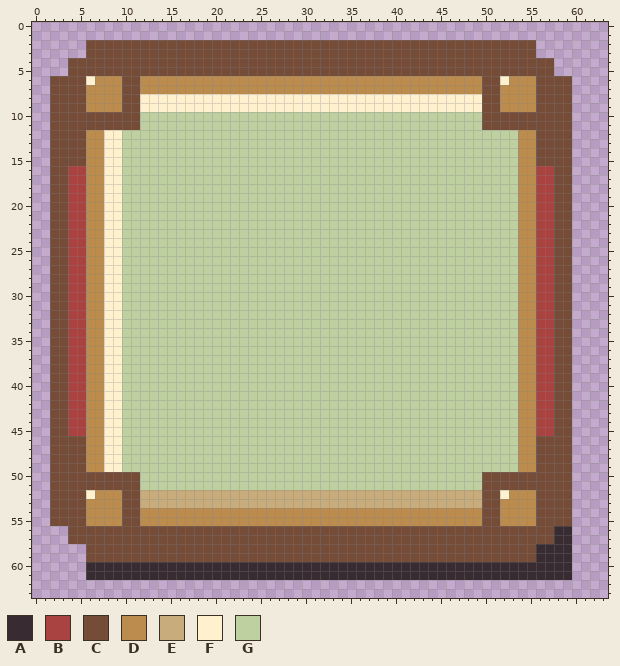
One commit to this pixel-art file: art/runtime/primary.aseprite. The picture above was drawn from the file before the commit.
64x64 pixels, 1 frame. Colours within 5 levels of each other are drawn and written as one.
Palette (. is transparent): A #382c32  B #a84342  C #754c38  D #bb8c4e  E #c8ac7b  F #fff1ce  G #bfd0a0
Now the later version:
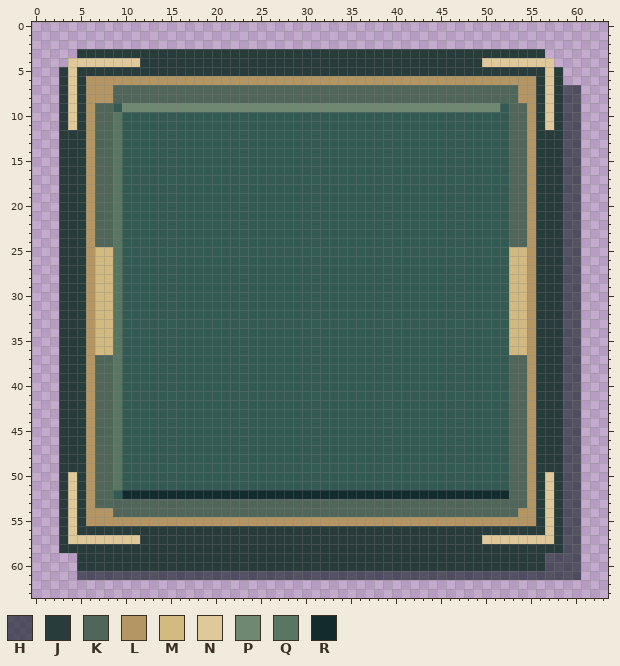
Colours new in this view: H #0d1a209b  J #283c3b  K #51665a  L #b39664  M #d1b97f  N #dfc99a  P #6f8871  Q #597662  R #122b2c
Changes in this commit:
layer "Cut lacquer and cast shadow" added
layer "Brass inlay and inner bevel" added
layer "Paper fibres and lacquer pores" added
layer "Corner brasswork" added
layer "Lacquer silhouette" removed
layer "Paper and inset rim" removed
layer "Corner joinery" removed
colour G: #bfd0a0 -> #345b53
y 2: x 6..55 CCCCCCCCCCCCCCCCCCCCCCCCCCCCCCCCCCCCCCCCCCCCCCCCCC -> ..................................................
y 3: x 5..56 .CCCCCCCCCCCCCCCCCCCCCCCCCCCCCCCCCCCCCCCCCCCCCCCCCC. -> JJJJJJJJJJJJJJJJJJJJJJJJJJJJJJJJJJJJJJJJJJJJJJJJJJJJ
y 4: x 4..57 CCCCCCCCCCCCCCCCCCCCCCCCCCCCCCCCCCCCCCCCCCCCCCCCCCCCCC -> NNNNNNNNJJJJJJJJJJJJJJJJJJJJJJJJJJJJJJJJJJJJJJNNNNNNNN
y 5: x 3..58 .CCCCCCCCCCCCCCCCCCCCCCCCCCCCCCCCCCCCCCCCCCCCCCCCCCCCCC. -> JNJJJJJJJJJJJJJJJJJJJJJJJJJJJJJJJJJJJJJJJJJJJJJJJJJJJJNJ
y 6: x 2..59 CCCCFDDDCCDDDDDDDDDDDDDDDDDDDDDDDDDDDDDDDDDDDDDDCCFDDDCCCC -> .JNJLLLLLLLLLLLLLLLLLLLLLLLLLLLLLLLLLLLLLLLLLLLLLLLLLLJNJ.
y 7: x 2..60 CCCCDDDDCCDDDDDDDDDDDDDDDDDDDDDDDDDDDDDDDDDDDDDDCCDDDDCCCC. -> .JNJLLLKKKKKKKKKKKKKKKKKKKKKKKKKKKKKKKKKKKKKKKKKKKKKLLJNJHH
y 8: x 2..60 CCCCDDDDCCFFFFFFFFFFFFFFFFFFFFFFFFFFFFFFFFFFFFFFCCDDDDCCCC. -> .JNJLLLKKKKKKKKKKKKKKKKKKKKKKKKKKKKKKKKKKKKKKKKKKKKKLLJNJHH
y 9: x 2..60 CCCCDDDDCCFFFFFFFFFFFFFFFFFFFFFFFFFFFFFFFFFFFFFFCCDDDDCCCC. -> .JNJLKKGPPPPPPPPPPPPPPPPPPPPPPPPPPPPPPPPPPPPPPPPPPGKKLJNJHH
y 10..11: x 2..11 CCCCCCCCCC -> .JNJLKKQGG; x 50..60 CCCCCCCCCC. -> GGGKKLJNJHH
y 12..15: x 2..9 CCCCDDFF -> .JJJLKKQ; x 53..60 GDDCCCC. -> KKLJJJHH
y 16..24: x 2..9 CCBBDDFF -> .JJJLKKQ; x 53..60 GDDBBCC. -> KKLJJJHH
y 25..36: x 2..9 CCBBDDFF -> .JJJLMMQ; x 53..60 GDDBBCC. -> MMLJJJHH
y 37..45: x 2..9 CCBBDDFF -> .JJJLKKQ; x 53..60 GDDBBCC. -> KKLJJJHH
y 46..49: x 2..9 CCCCDDFF -> .JJJLKKQ; x 53..60 GDDCCCC. -> KKLJJJHH
y 50..51: x 2..11 CCCCCCCCCC -> .JNJLKKQGG; x 50..60 CCCCCCCCCC. -> GGGKKLJNJHH
y 52: x 2..60 CCCCFDDDCCEEEEEEEEEEEEEEEEEEEEEEEEEEEEEEEEEEEEEECCFDDDCCCC. -> .JNJLKKGRRRRRRRRRRRRRRRRRRRRRRRRRRRRRRRRRRRRRRRRRRRKKLJNJHH
y 53: x 2..60 CCCCDDDDCCEEEEEEEEEEEEEEEEEEEEEEEEEEEEEEEEEEEEEECCDDDDCCCC. -> .JNJLKKKKKKKKKKKKKKKKKKKKKKKKKKKKKKKKKKKKKKKKKKKKKKKKLJNJHH
y 54: x 2..60 CCCCDDDDCCDDDDDDDDDDDDDDDDDDDDDDDDDDDDDDDDDDDDDDCCDDDDCCCC. -> .JNJLLLKKKKKKKKKKKKKKKKKKKKKKKKKKKKKKKKKKKKKKKKKKKKKLLJNJHH
y 55: x 2..60 CCCCDDDDCCDDDDDDDDDDDDDDDDDDDDDDDDDDDDDDDDDDDDDDCCDDDDCCCC. -> .JNJLLLLLLLLLLLLLLLLLLLLLLLLLLLLLLLLLLLLLLLLLLLLLLLLLLJNJHH
y 56: x 3..60 .CCCCCCCCCCCCCCCCCCCCCCCCCCCCCCCCCCCCCCCCCCCCCCCCCCCCCCAA. -> JNJJJJJJJJJJJJJJJJJJJJJJJJJJJJJJJJJJJJJJJJJJJJJJJJJJJJNJHH
y 57: x 3..60 .CCCCCCCCCCCCCCCCCCCCCCCCCCCCCCCCCCCCCCCCCCCCCCCCCCCCCCAA. -> JNNNNNNNNJJJJJJJJJJJJJJJJJJJJJJJJJJJJJJJJJJJJJJNNNNNNNNJHH
y 58: x 3..60 ...CCCCCCCCCCCCCCCCCCCCCCCCCCCCCCCCCCCCCCCCCCCCCCCCCCAAAA. -> JJJJJJJJJJJJJJJJJJJJJJJJJJJJJJJJJJJJJJJJJJJJJJJJJJJJJJJJHH
y 59: x 5..60 .CCCCCCCCCCCCCCCCCCCCCCCCCCCCCCCCCCCCCCCCCCCCCCCCCCAAAA. -> JJJJJJJJJJJJJJJJJJJJJJJJJJJJJJJJJJJJJJJJJJJJJJJJJJJJHHHH
y 60: x 5..60 .AAAAAAAAAAAAAAAAAAAAAAAAAAAAAAAAAAAAAAAAAAAAAAAAAAAAAA. -> JJJJJJJJJJJJJJJJJJJJJJJJJJJJJJJJJJJJJJJJJJJJJJJJJJJJHHHH
y 61: x 5..60 .AAAAAAAAAAAAAAAAAAAAAAAAAAAAAAAAAAAAAAAAAAAAAAAAAAAAAA. -> HHHHHHHHHHHHHHHHHHHHHHHHHHHHHHHHHHHHHHHHHHHHHHHHHHHHHHHH
Where, in picture pixels (left, top, right, bottom), the same in both pictures:
changed: (50, 40, 581, 580)
